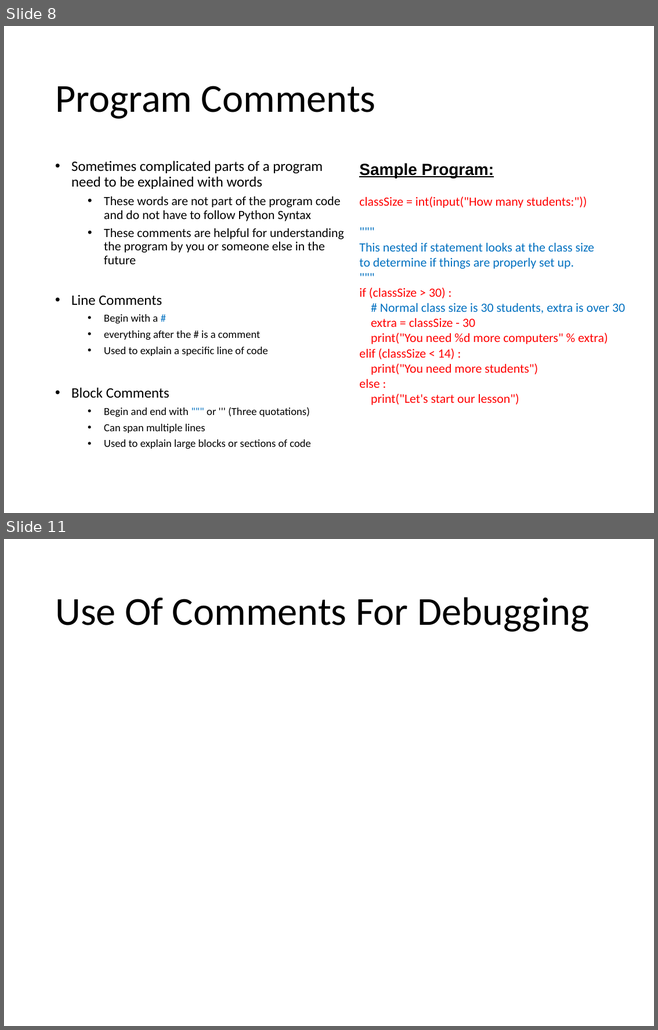
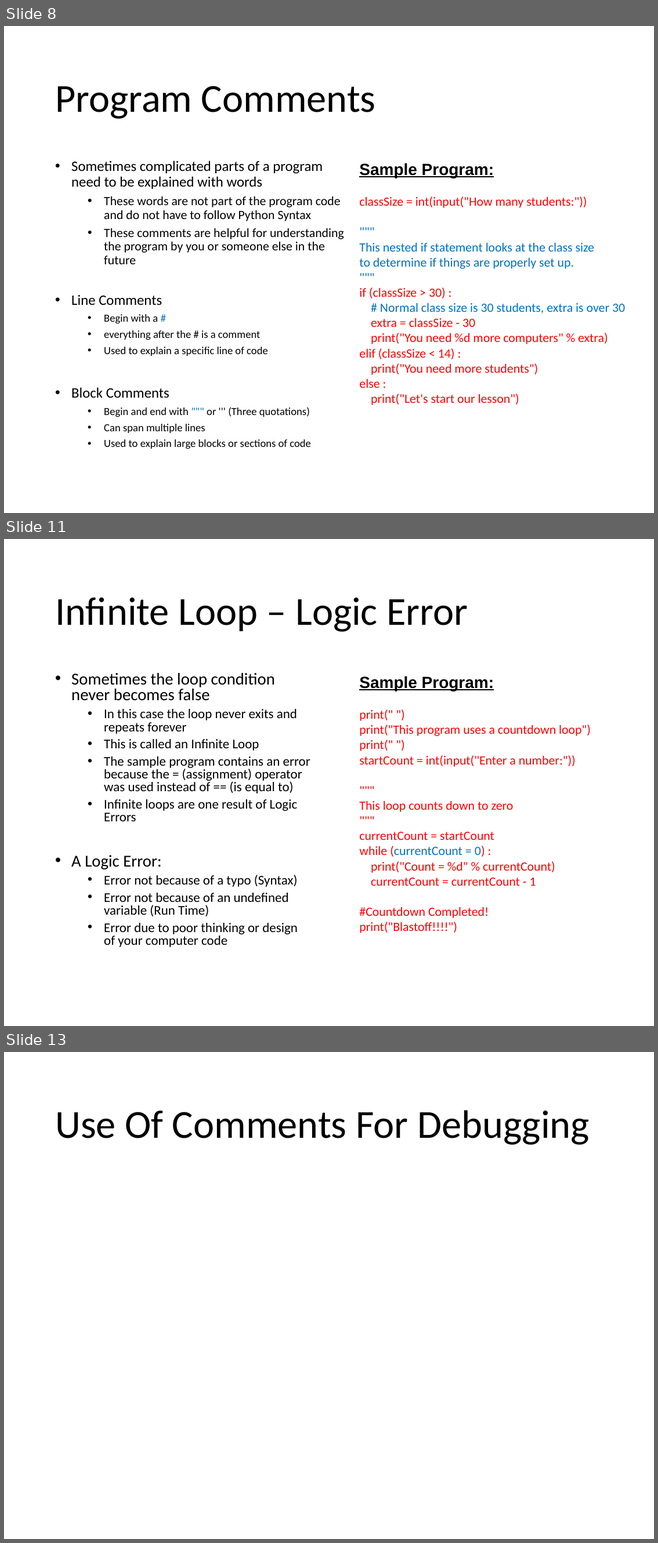
Before and after one commit to Greg5519/ICS2O0, a slide deck: Topic B Programming Introduction/B.3 Lesson - Python Control Basics.pptx. Shown one above the other, each under a label of ours: slides 8 and 11 before the commit, slides 8, 11 and 13 after it; the slides between them are not shown. The pictures are 658x1030 and 658x1543 pixels, drawn with LibreOffice and Linux fonts; fonts in the diff are those of the drawing. Boxes give left, top, right and bottom in pixels: in the first picture for what was removed or moved away, otherwise in the second. Text is boxed around its words. In the diff, an @@ line names an element or a change of style, - is before the commit and + after.

```diff
--- a/Topic B Programming Introduction/B.3 Lesson - Python Control Basics.pptx
+++ b/Topic B Programming Introduction/B.3 Lesson - Python Control Basics.pptx
@@ slide 11 added at [4, 539, 654, 1026], background #FFFFFF @@
@@ title added at [55, 597, 467, 632], 44 pt, text #000000 @@
+Infinite Loop – Logic Error
@@ text added at [71, 673, 310, 947], 14.8 pt, text #000000 @@
+• Sometimes the loop condition never becomes false
+  • In this case the loop never exits and repeats forever
+  • This is called an Infinite Loop
+  • The sample program contains an error because the = (assignment) operator was used instead of == (is equal to)
+  • Infinite loops are one result of Logic Errors
+• A Logic Error:
+  • Error not because of a typo (Syntax)
+  • Error not because of an undefined variable (Run Time)
+  • Error due to poor thinking or design of your computer code
@@ text added at [359, 676, 590, 933], 14 pt, text #FF0000 @@
+Sample Program:
+print(" ")
+print("This program uses a countdown loop")
+print(" ")
+startCount = int(input("Enter a number:"))
+"""
+This loop counts down to zero
+"""
+currentCount = startCount
+while (currentCount = 0) :
+print("Count = %d" % currentCount)
+currentCount = currentCount - 1
+#Countdown Completed!
+print("Blastoff!!!!")
@@ what was slide 11 is now slide 13 @@
```
Also in this commit, not shown: 3 other slides added, 2 slides removed, 2 other files.
